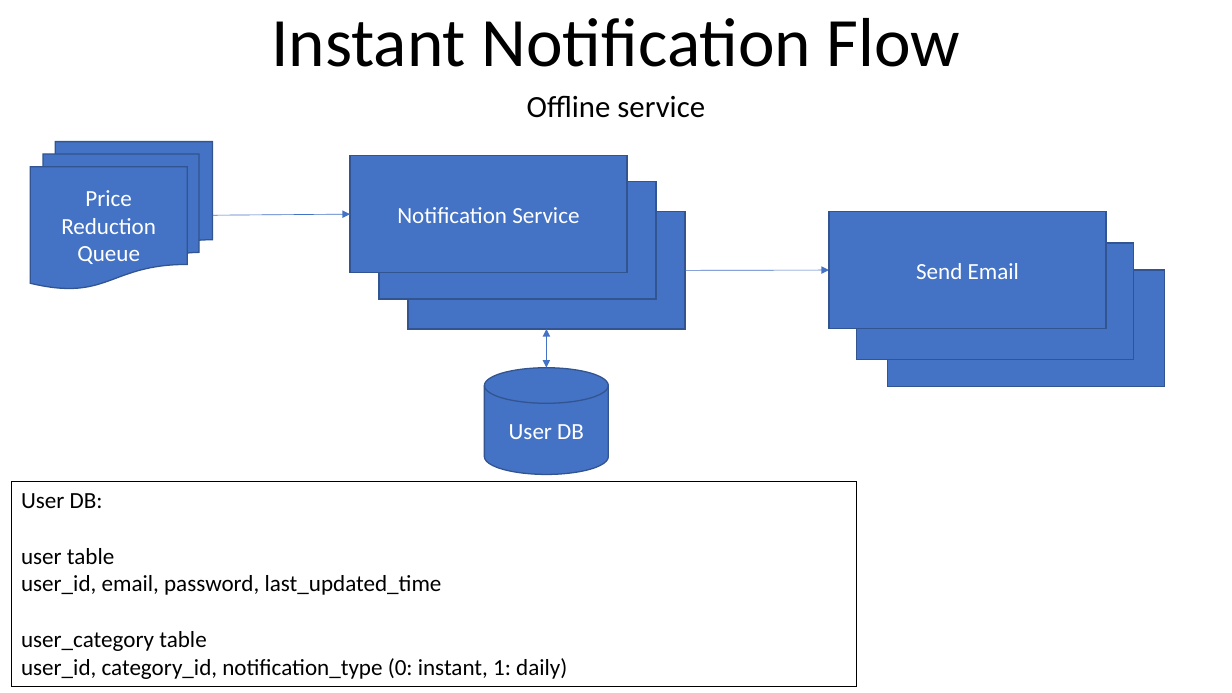
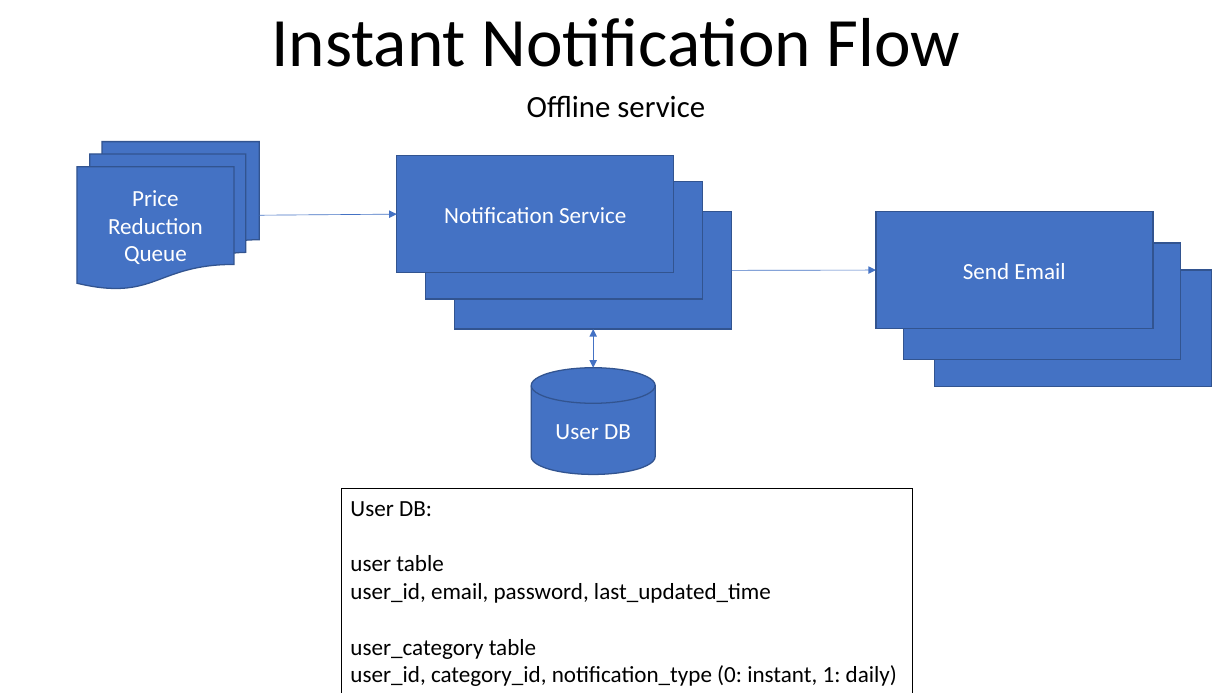
Before and after one commit to youhusky/price-monitoring-system, a slide deck: slide 4 of PriceMoinitoringDesign.pptx. Drawn at 1232x693 pixels with LibreOffice and Linux fonts; fonts in the diff are those of the drawing. Boxes give left, top, right and bottom in pixels: in the first picture for what was removed or moved away, otherwise in the second. Text is boxed around its words. In the diff, an @@ line names an element or a change of style, - is before the commit and + after.

```diff
--- a/PriceMoinitoringDesign.pptx
+++ b/PriceMoinitoringDesign.pptx
@@ 6 rectangles, 2 arrows, 1 flow chart multidocument, 1 cylinder, 1 double arrow: place and size @@
-6 rectangles, 2 arrows, 1 flow chart multidocument, 1 cylinder, 1 double arrow at [30,141,1165,474]
+6 rectangles, 2 arrows, 1 flow chart multidocument, 1 cylinder, 1 double arrow at [77,141,1212,474]
@@ rectangle "User DB:": place and size @@
-rectangle "User DB:" at [12,482,857,687]
+rectangle "User DB:" at [342,489,913,693]
```
Also in this commit, not shown: 5 other slides changed, 8 other files.
